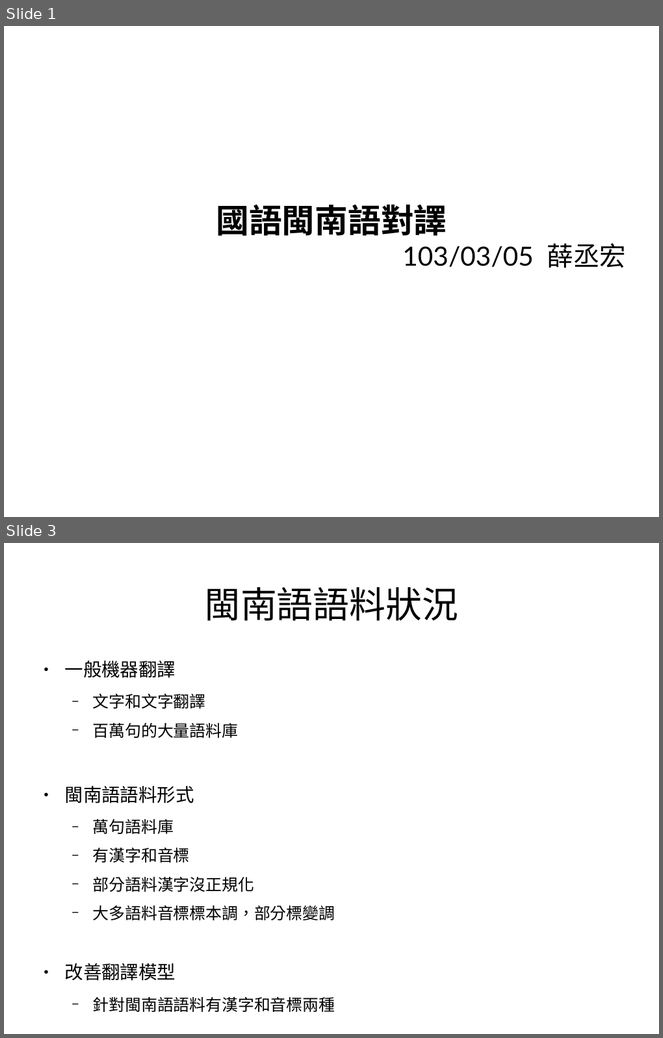
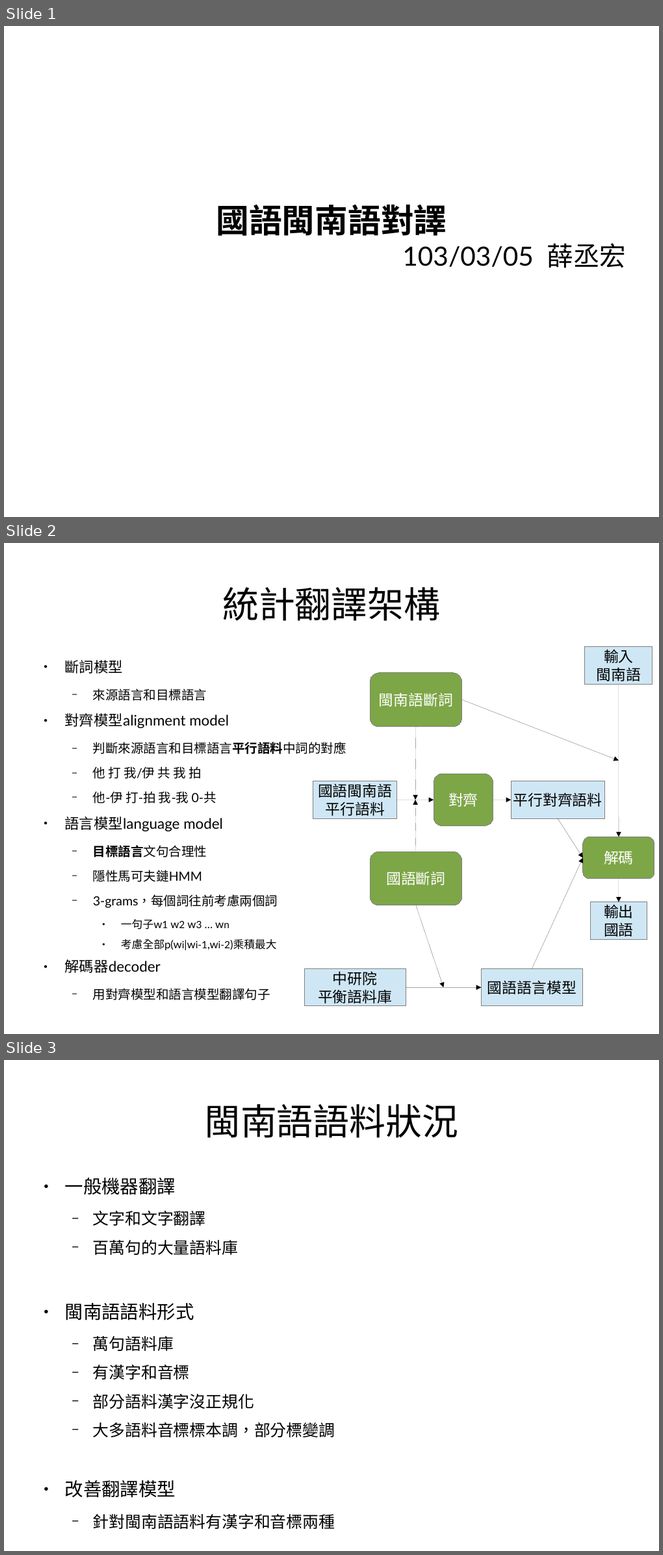
Before and after one commit to sih4sing5hong5/po3-ko3_tau5-iann2-phinn3, a slide deck: 翻譯報告.odp. Shown one above the other, each under a label of ours: slides 1 and 3 before the commit, slides 1, 2 and 3 after it; the slides between them are not shown. The pictures are 663x1038 and 663x1555 pixels, drawn with LibreOffice and Linux fonts; fonts in the diff are those of the drawing. Boxes give left, top, right and bottom in pixels: in the first picture for what was removed or moved away, otherwise in the second. Text is boxed around its words. In the diff, an @@ line names an element or a change of style, - is before the commit and + after.

```diff
--- a/翻譯報告.odp
+++ b/翻譯報告.odp
@@ slide 2 added at bbox=[4, 543, 659, 1034], background #FFFFFF @@
@@ title added at bbox=[222, 587, 440, 621], 44 pt, text #000000 @@
+統計翻譯架構
@@ text added at bbox=[65, 660, 347, 1001], 15.4 pt, text #000000 @@
+● 斷詞模型
+  − 來源語言和目標語言
+● 對齊模型alignment model
+  − 判斷來源語言和目標語言平行語料中詞的對應
+  − 他 打 我/伊 共 我 拍
+  − 他-伊 打-拍 我-我 0-共
+● 語言模型language model
+  − 目標語言文句合理性
+  − 隱性馬可夫鏈HMM
+  − 3-grams，每個詞往前考慮兩個詞
+    ● 一句子w1 w2 w3 … wn
+    ● 考慮全部p(wi|wi-1,wi-2)乘積最大
+● 解碼器decoder
+  − 用對齊模型和語言模型翻譯句子
@@ group added at bbox=[304, 646, 655, 1006]: 11 arrows, 6 rectangles, 4 rounded rectangles @@
+輸入
+閩南語
+閩南語斷詞
+對齊
+國語語言模型
+平行對齊語料
+解碼
+輸出
+國語
+國語閩南語
+平行語料
+國語斷詞
+中研院
+平衡語料庫
```
Also in this commit, not shown: 6 slides changed, 4 other slides added, 2 slides removed.
